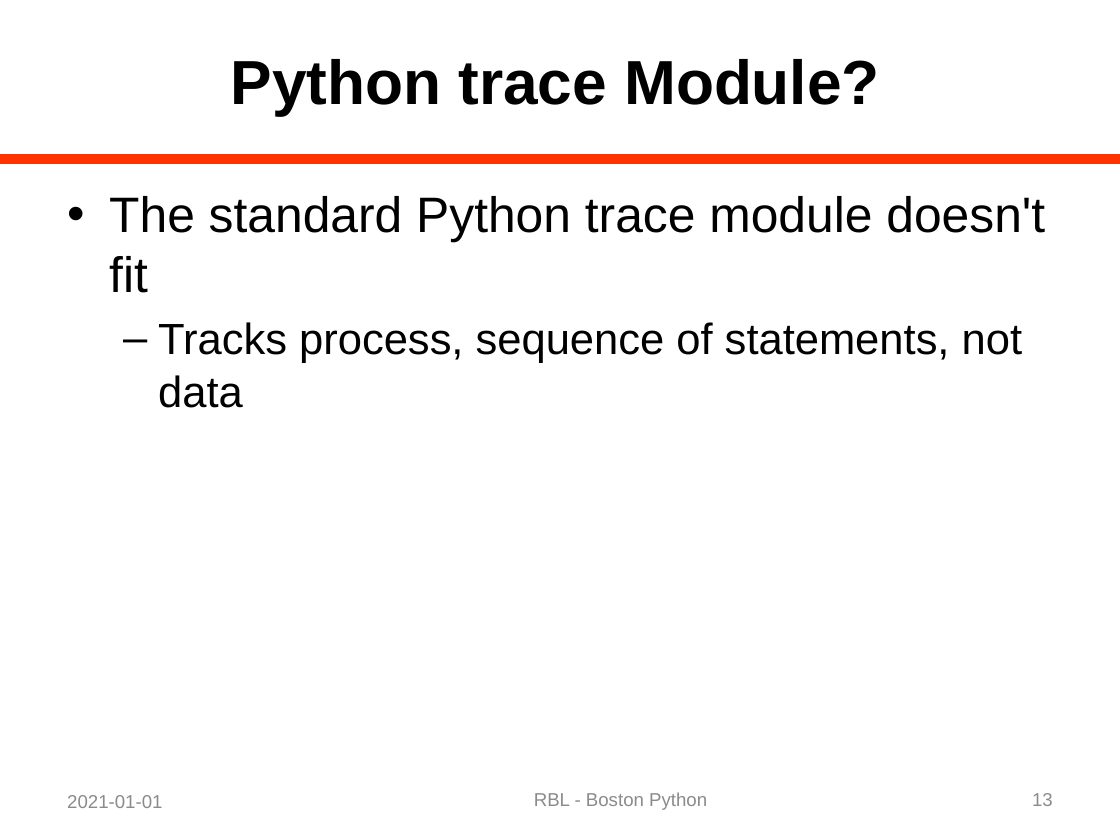
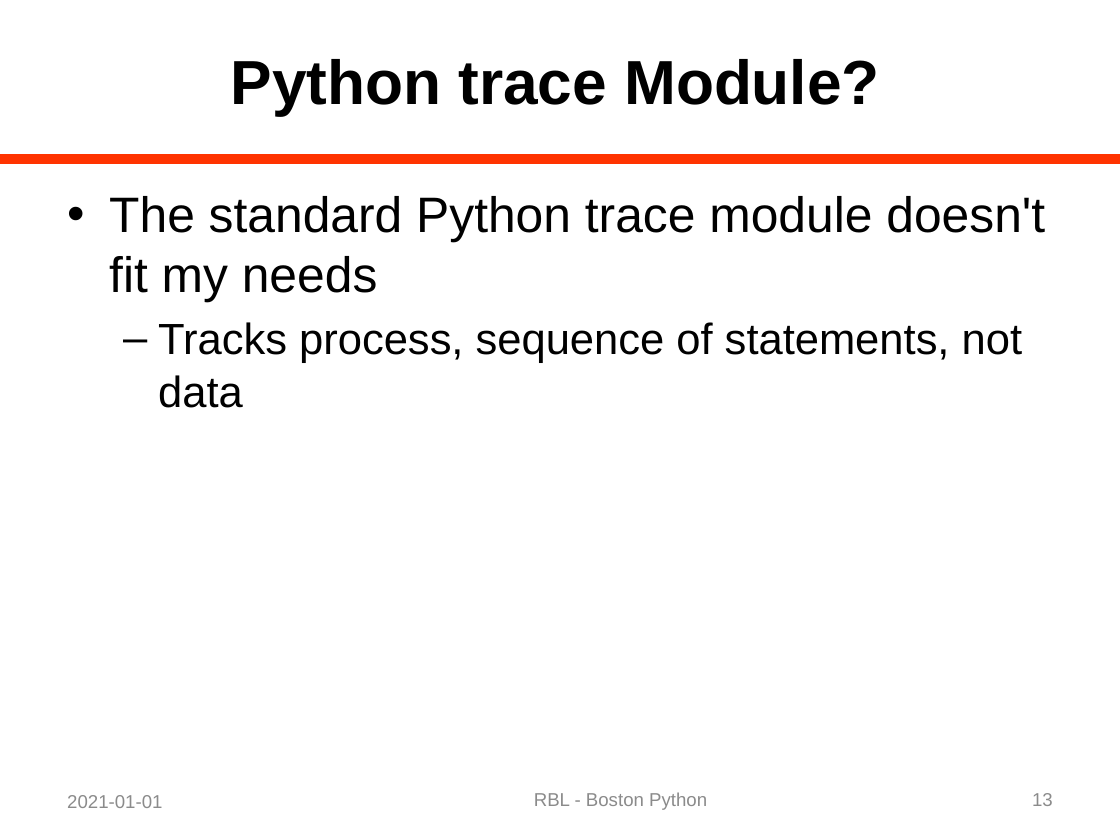
Before and after one commit to rblandau/NewTrace, a slide deck: slide 13 of docs/OfflineDebugging/A Dinosaur and a Python 02.pptx. Drawn at 1120x840 pixels with LibreOffice and Linux fonts; fonts in the diff are those of the drawing. Boxes give left, top, right and bottom in pixels: in the first picture for what was removed or moved away, otherwise in the second. Text is boxed around its words. In the diff, an @@ line names an element or a change of style, - is before the commit and + after.

```diff
--- a/docs/OfflineDebugging/A Dinosaur and a Python 02.pptx
+++ b/docs/OfflineDebugging/A Dinosaur and a Python 02.pptx
@@ text at (109,196,1045,302): text changed @@
-• The standard Python trace module doesn't fit
+• The standard Python trace module doesn't fit my needs
```
Also in this commit, not shown: 8 other slides changed, 15 slides removed, 4 other files.
